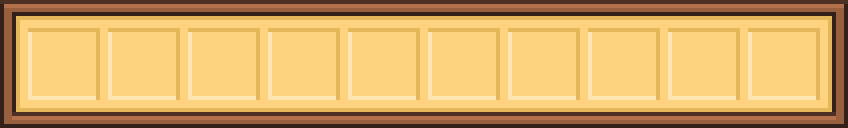
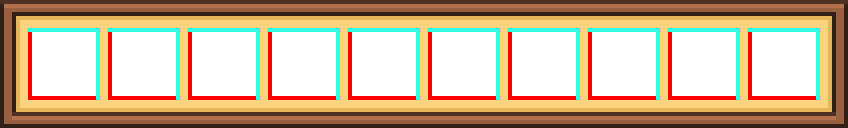
Layer changes from the first 848 x 128 image to the second:
removed layer "HotbarBorder" over left=28, top=28, right=820, bottom=100
painted on "HotbarCenter" over left=28, top=28, right=820, bottom=100
